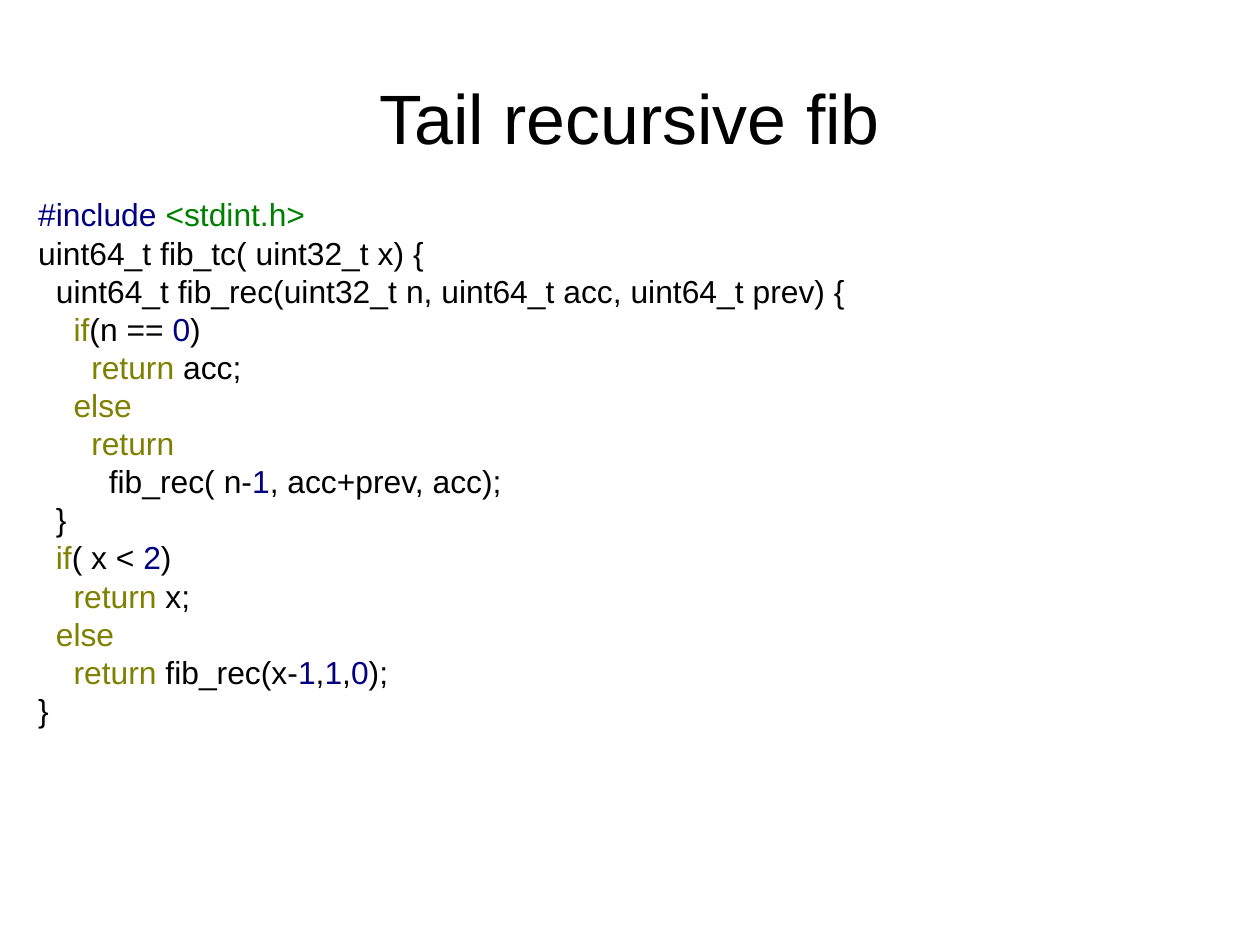
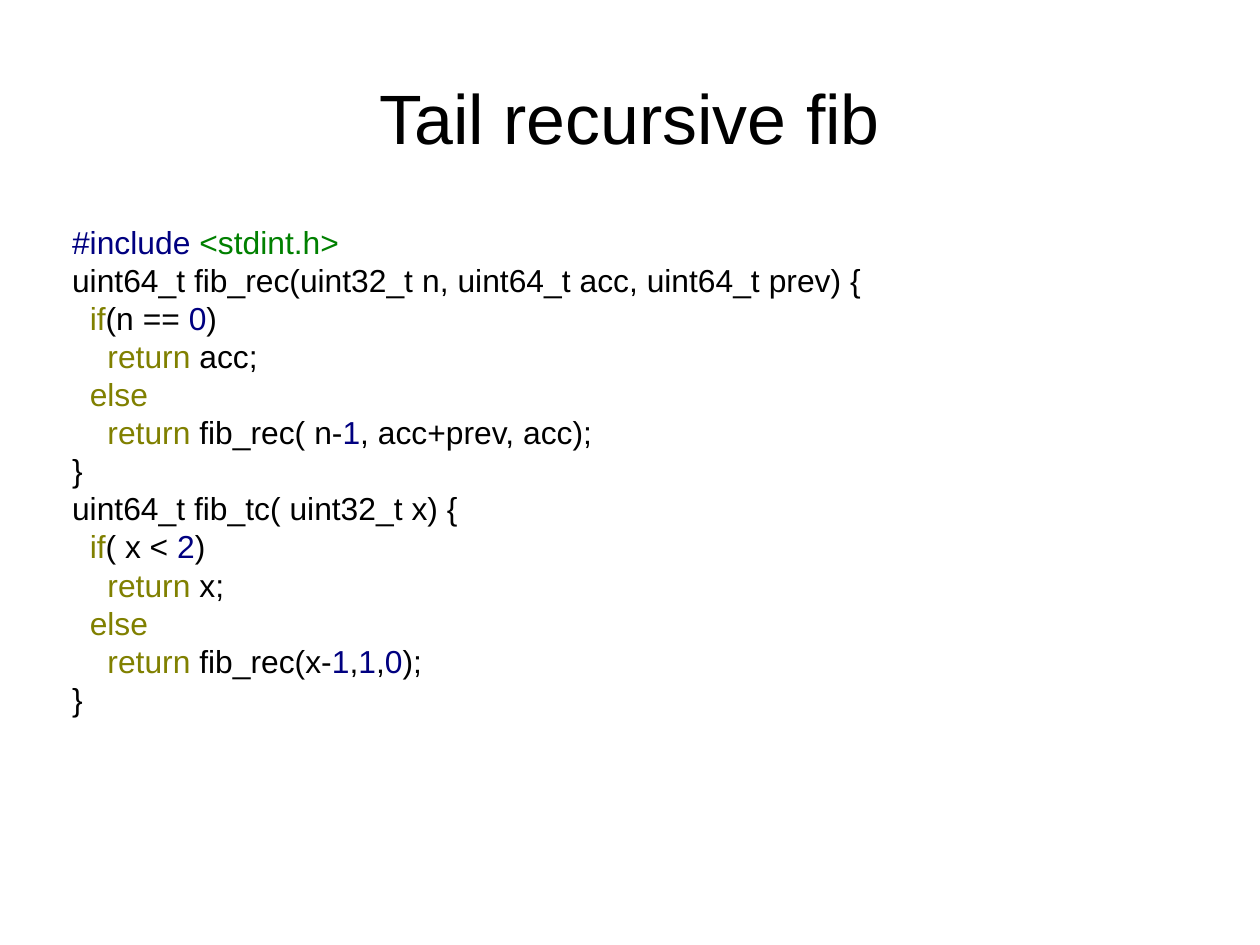
Before and after one commit to philtomson/TCO_in_gcc_talk, a slide deck: slide 6 of TCO_in_gcc.odp. Drawn at 1260x945 pixels with LibreOffice and Linux fonts; fonts in the diff are those of the drawing. Boxes give left, top, right and bottom in pixels: in the first picture for what was removed or moved away, otherwise in the second. Text is boxed around its words. In the diff, an @@ line names an element or a change of style, - is before the commit and + after.

```diff
--- a/TCO_in_gcc.odp
+++ b/TCO_in_gcc.odp
@@ text "#include <stdint.h>": place and size @@
-text "#include <stdint.h>" at bbox=[38, 203, 825, 690]
+text "#include <stdint.h>" at bbox=[72, 231, 841, 679]
@@ text at bbox=[38, 242, 404, 270]: paragraph removed @@
-uint64_t fib_tc( uint32_t x) {
@@ text at bbox=[107, 421, 592, 450]: text changed @@
-return
-fib_rec( n-1, acc+prev, acc);
+return fib_rec( n-1, acc+prev, acc);
@@ text at bbox=[72, 497, 438, 526]: paragraph added @@
+uint64_t fib_tc( uint32_t x) {
```
Also in this commit, not shown: 1 other file.
